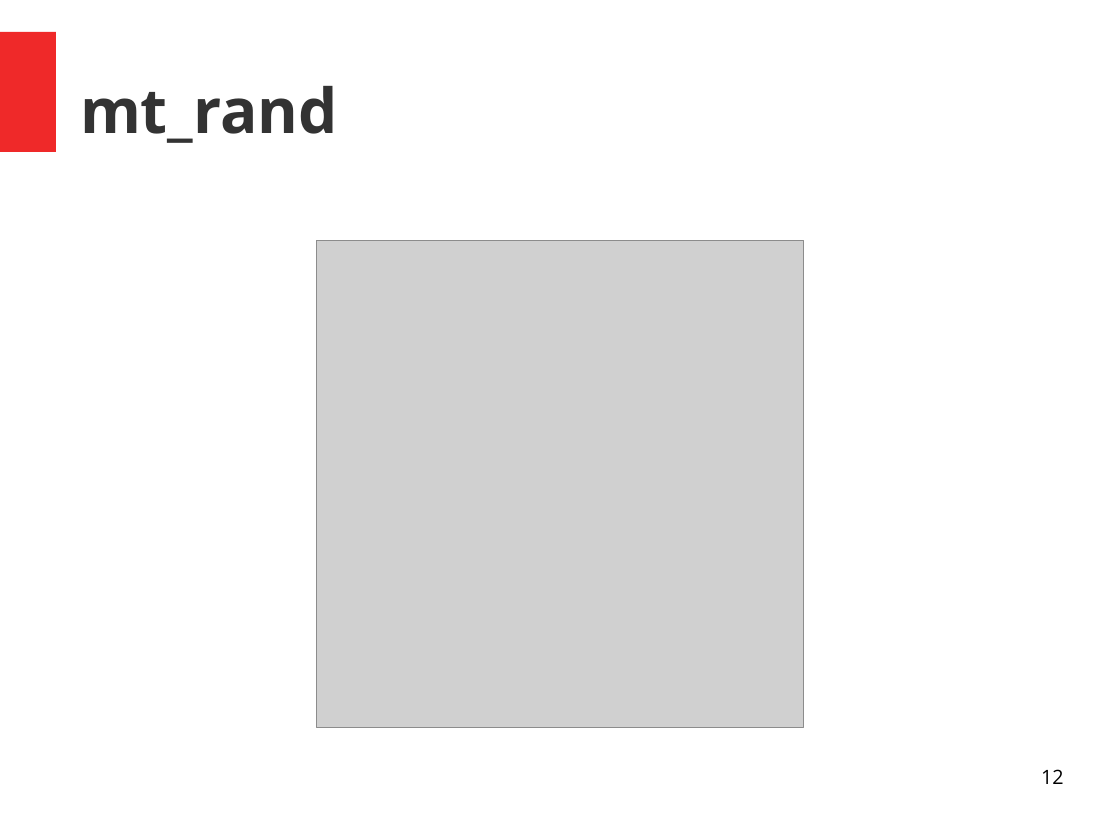
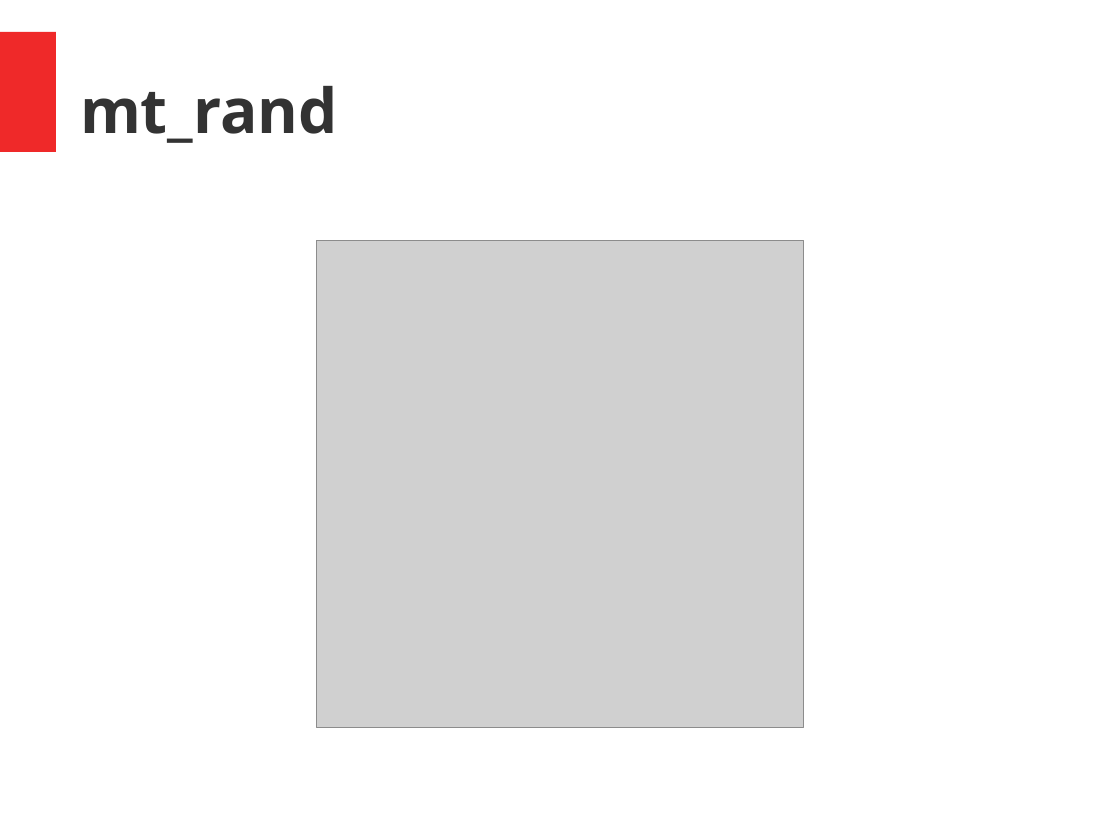
Before and after one commit to lferro9000/procedural-generation, a slide deck: slide 12 of procedural.ppt. Drawn at 1120x840 pixels with LibreOffice and Linux fonts; fonts in the diff are those of the drawing; grey boxes stand for pictures. Boxes give left, top, right and bottom in pixels: in the first picture for what was removed or moved away, otherwise in the second. Text is boxed around its words. In the diff, an @@ line names an element or a change of style, - is before the commit and + after.

```diff
--- a/procedural.ppt
+++ b/procedural.ppt
@@ page number removed at [1041, 769, 1064, 784] @@
-12
```
Also in this commit, not shown: 13 other slides changed, 1 other file.
